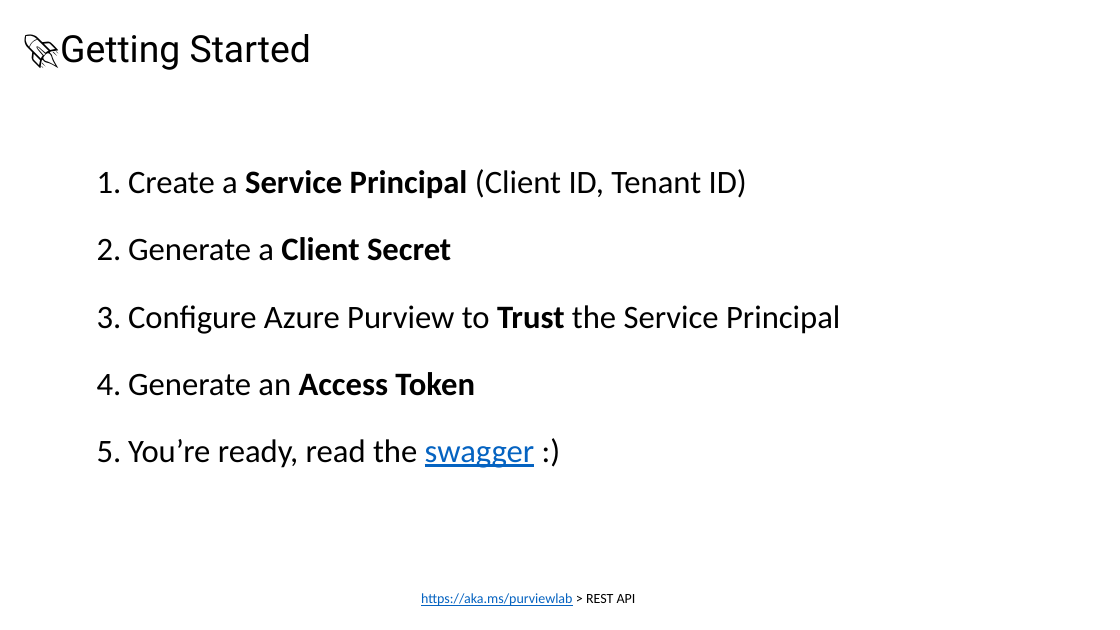
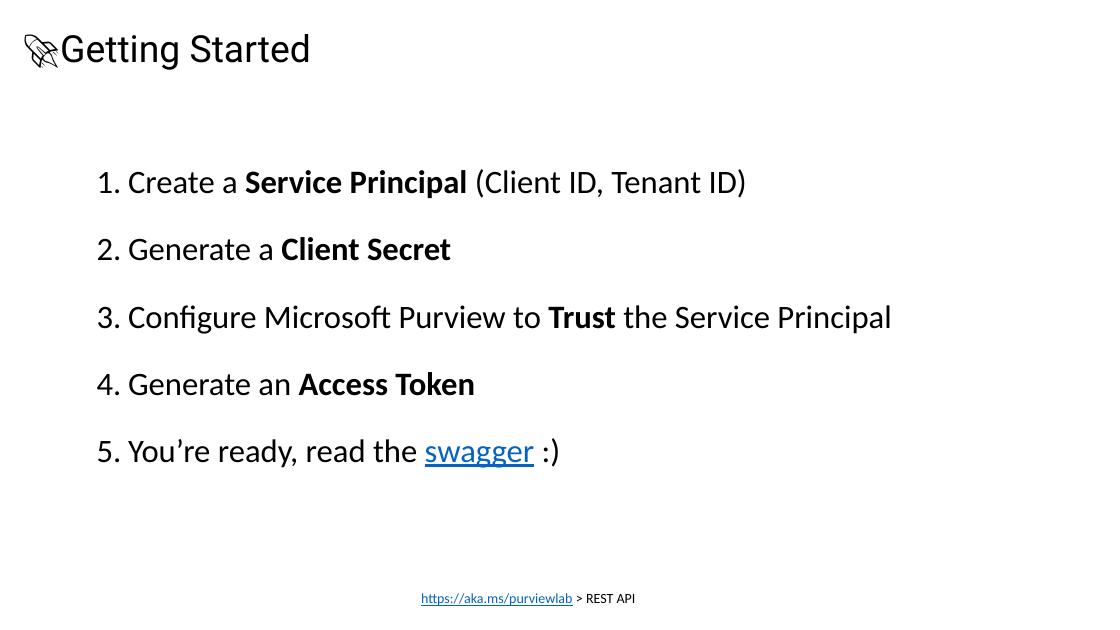
Before and after one commit to tayganr/purviewapi, a slide deck: slide 6 of slides/Azure Purview REST API.pptx. Drawn at 1120x630 pixels with LibreOffice and Linux fonts; fonts in the diff are those of the drawing. Boxes give left, top, right and bottom in pixels: in the first picture for what was removed or moved away, otherwise in the second. Text is boxed around its words. In the diff, an @@ line names an element or a change of style, - is before the commit and + after.

```diff
--- a/slides/Azure Purview REST API.pptx
+++ b/slides/Azure Purview REST API.pptx
@@ text at <box>128,305,891,334</box>: text changed @@
-3. Configure Azure Purview to Trust the Service Principal
+3. Configure Microsoft Purview to Trust the Service Principal
```
Also in this commit, not shown: 1 other file.
